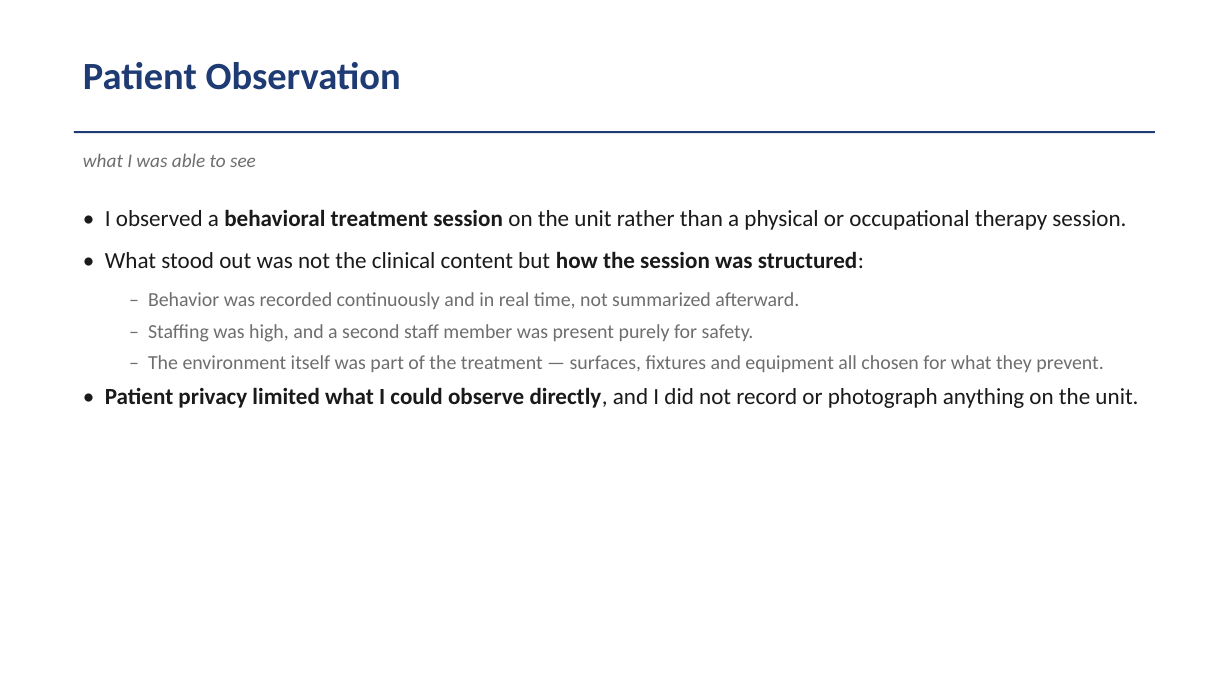
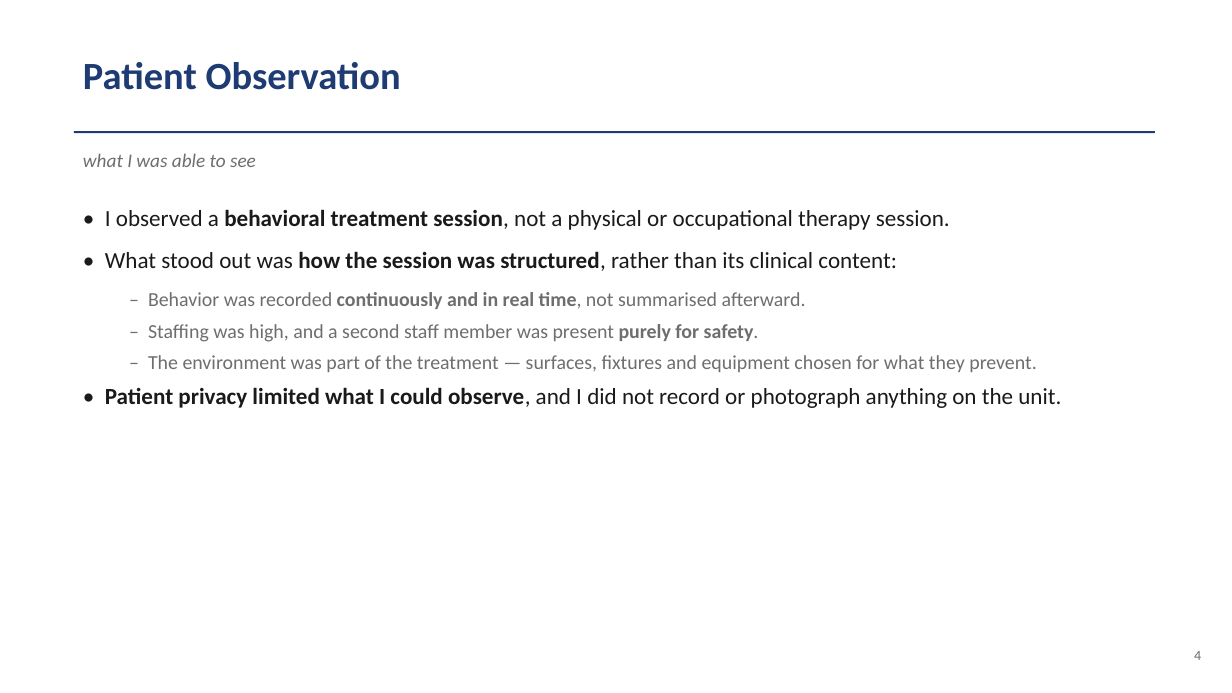
Before and after one commit to VanceVan/cccoding, a slide deck: slide 4 of module-10/Module_10_Rehab_Center_Experience.pptx. Drawn at 1232x693 pixels with LibreOffice and Linux fonts; fonts in the diff are those of the drawing. Boxes give left, top, right and bottom in pixels: in the first picture for what was removed or moved away, otherwise in the second. Text is boxed around its words. In the diff, an @@ line names an element or a change of style, - is before the commit and + after.

```diff
--- a/module-10/Module_10_Rehab_Center_Experience.pptx
+++ b/module-10/Module_10_Rehab_Center_Experience.pptx
@@ text at (105,209,950,309): text changed @@
-• I observed a behavioral treatment session on the unit rather than a physical or occupational therapy session.
-• What stood out was not the clinical content but how the session was structured:
-  – Behavior was recorded continuously and in real time, not summarized afterward.
+• I observed a behavioral treatment session, not a physical or occupational therapy session.
+• What stood out was how the session was structured, rather than its clinical content:
+  – Behavior was recorded continuously and in real time, not summarised afterward.
@@ text at (148,324,759,342): bold on in "purely for safety." @@
@@ text at (105,355,1061,408): text changed @@
-  – The environment itself was part of the treatment — surfaces, fixtures and equipment all chosen for what they prevent.
-• Patient privacy limited what I could observe directly, and I did not record or photograph anything on the unit.
+  – The environment was part of the treatment — surfaces, fixtures and equipment chosen for what they prevent.
+• Patient privacy limited what I could observe, and I did not record or photograph anything on the unit.
@@ text added at (1194,651,1201,660), 11 pt, text #6E6E6E @@
+4
```
Also in this commit, not shown: 11 other slides changed, 10 other files.
